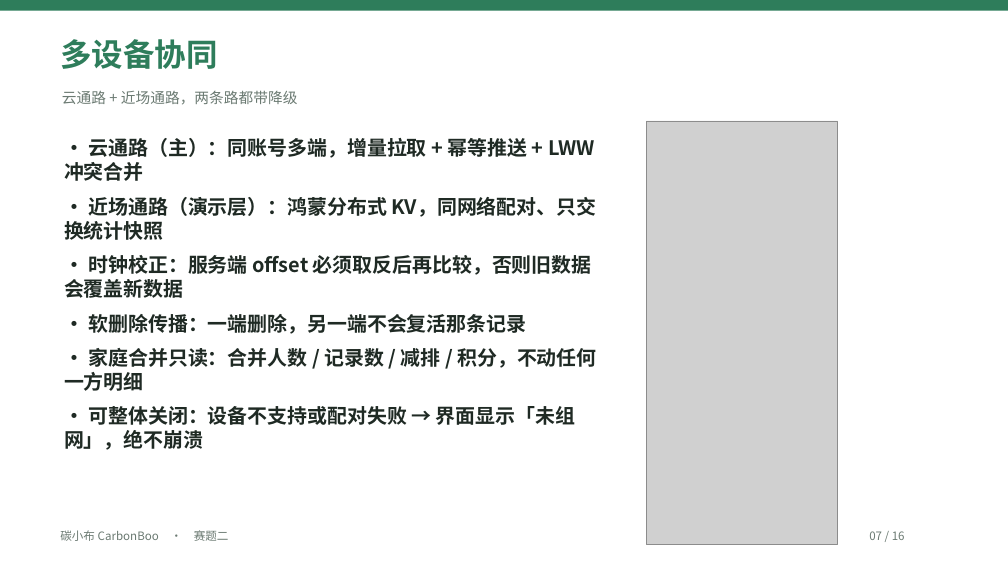
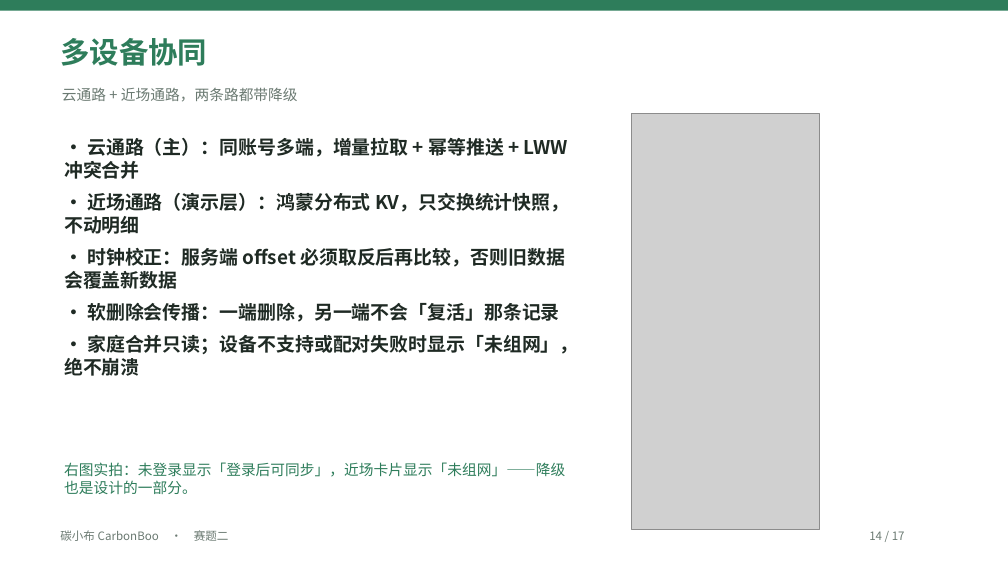
Before and after one commit to a3354547604-stack/CarbonBoo, a slide deck: slide 14 of submit/03-演示文稿-碳小布CarbonBoo.pptx (slide 7 before the commit). Drawn at 1008x567 pixels with LibreOffice and Linux fonts; fonts in the diff are those of the drawing; grey boxes stand for pictures. Boxes give left, top, right and bottom in pixels: in the first picture for what was removed or moved away, otherwise in the second. Text is boxed around its words. In the diff, an @@ line names an element or a change of style, - is before the commit and + after.

Commit message:
docs(submit): PPT 改为「一页一屏」，图文一一对应
改了什么：
- 原 PPT 是先做一批通用截图再逐页轮换放图，出现图与左侧文字对不上（讲架构配记录列表、讲因子配科普列表、讲协同实拍配「我的」页）
- 重排为 17 页：概念页（痛点/全景/架构与口径/质量与合规/结尾）不放图；界面页只放那一屏的截图
- 新增 3 页关键界面：记录明细（因子快照四列）、目标进度、更换外观（环+饰物）
- 12 张截图与页面主题一一对应：01-home / 14-record-edit / 03-records / 15-record-detail / 02-dashboard / 06-goal / 07-badge / 08-shop / 12-appearance / 17-science-detail / 10-include / 11-sync
- docs/APPENDIX-E §4 大纲同步重写（含重排原因）；submit/README 与 docs/README 页数口径改 17 页
- CHANGELOG v4.23

跑了什么：python scripts/build_submission_pptx.py（SAVED 10,510,525 B / 17 slides）、
python tests/tools/check_l0.py --strict（PASS）
校验：17 页全部带备注；12 张图的 sha256 与源文件逐一比对，落在讲同一界面的页上；文本对 5,741 / 31 项 / 48 条 / 16 张 / 学校 / 学院 / 队名 / 指导老师 均 0 命中。

结果：通过。

```diff
--- a/submit/03-演示文稿-碳小布CarbonBoo.pptx
+++ b/submit/03-演示文稿-碳小布CarbonBoo.pptx
@@ text "多设备协同" at box(60, 38, 207, 66): size 30 to 28 pt @@
@@ picture: place and size @@
-picture at box(647, 121, 838, 544)
+picture at box(631, 113, 820, 529)
@@ text at box(64, 137, 568, 289): size 19 to 18 pt in "· 云通路（主）：同账号多端，增量拉取 + 幂等推送 + LWW 冲突合并", "· 时钟校正：服务端 offset 必须取反后再比较，否则旧数据会覆盖新数据"; more space between paragraphs; less space between paragraphs @@
@@ text at box(64, 193, 569, 234): text changed; size 19 to 18 pt @@
-· 近场通路（演示层）：鸿蒙分布式 KV，同网络配对、只交换统计快照
+· 近场通路（演示层）：鸿蒙分布式 KV，只交换统计快照，不动明细
@@ text at box(64, 303, 578, 376): text changed; size 19 to 18 pt @@
-· 软删除传播：一端删除，另一端不会复活那条记录
-· 家庭合并只读：合并人数 / 记录数 / 减排 / 积分，不动任何一方明细
-· 可整体关闭：设备不支持或配对失败 → 界面显示「未组网」，绝不崩溃
+· 软删除会传播：一端删除，另一端不会「复活」那条记录
+· 家庭合并只读；设备不支持或配对失败时显示「未组网」，绝不崩溃
@@ text added at box(64, 462, 565, 494), 14 pt, text #2E7D5B @@
+右图实拍：未登录显示「登录后可同步」，近场卡片显示「未组网」——降级也是设计的一部分。
@@ text at box(869, 531, 905, 540): text changed @@
-07 / 16
+14 / 17
```
Also in this commit, not shown: 6 other slides changed, 10 slides added, 9 slides removed, 6 other files.
